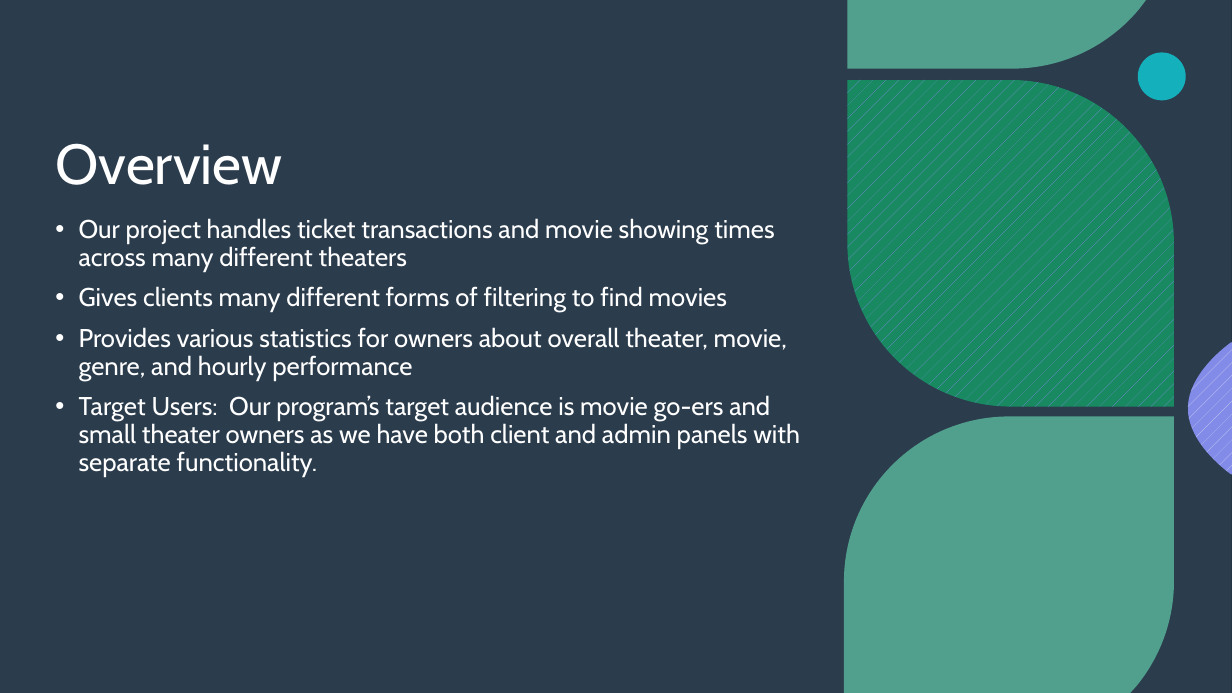
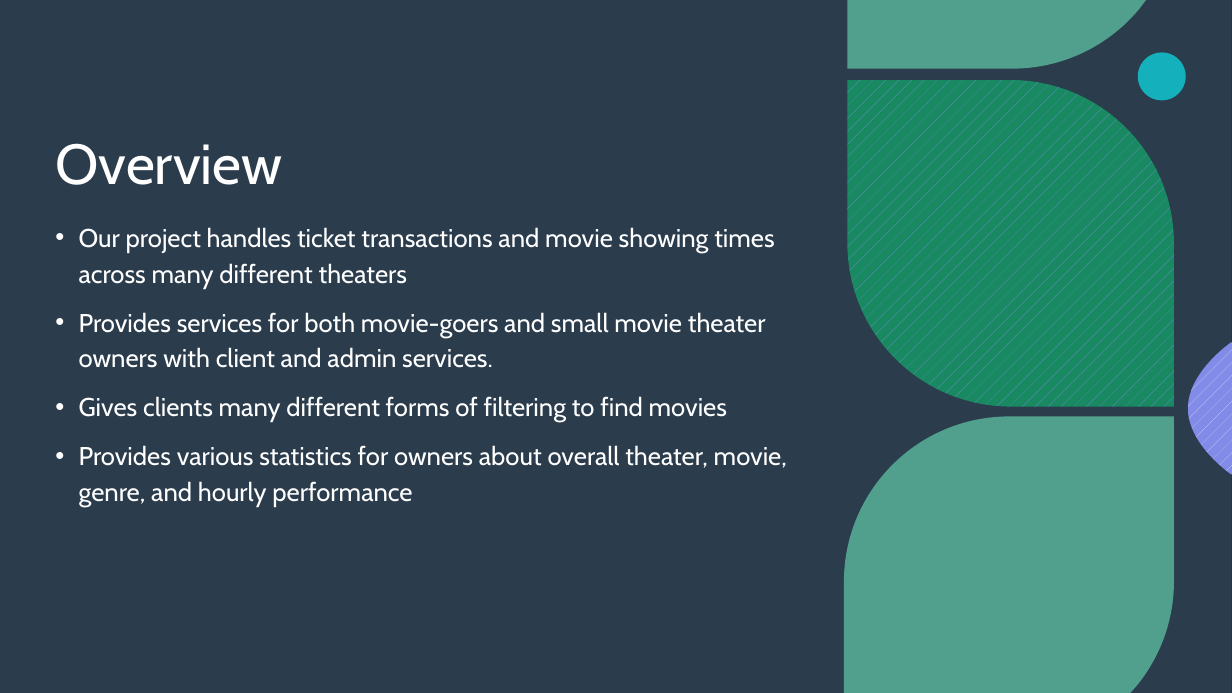
Before and after one commit to colemane5/MovieTicketing, a slide deck: slide 2 of CIS560PresFinal.pptx. Drawn at 1232x693 pixels with LibreOffice and Linux fonts; fonts in the diff are those of the drawing; background and template pictures are left out. Boxes give left, top, right and bottom in pixels: in the first picture for what was removed or moved away, otherwise in the second. Text is boxed around its words. In the diff, an @@ line names an element or a change of style, - is before the commit and + after.

Commit message:
Changes to presentation

```diff
--- a/CIS560PresFinal.pptx
+++ b/CIS560PresFinal.pptx
@@ text at <box>79,227,787,507</box>: line spacing 0.9 to 28pt @@
@@ text at <box>79,312,766,368</box>: paragraph added @@
+• Provides services for both movie-goers and small movie theater owners with client and admin services.
@@ text at <box>79,395,800,476</box>: paragraph removed @@
-• Target Users: Our program’s target audience is movie go-ers and small theater owners as we have both client and admin panels with separate functionality.
```
Also in this commit, not shown: 2 other slides changed, 1 slide added.
